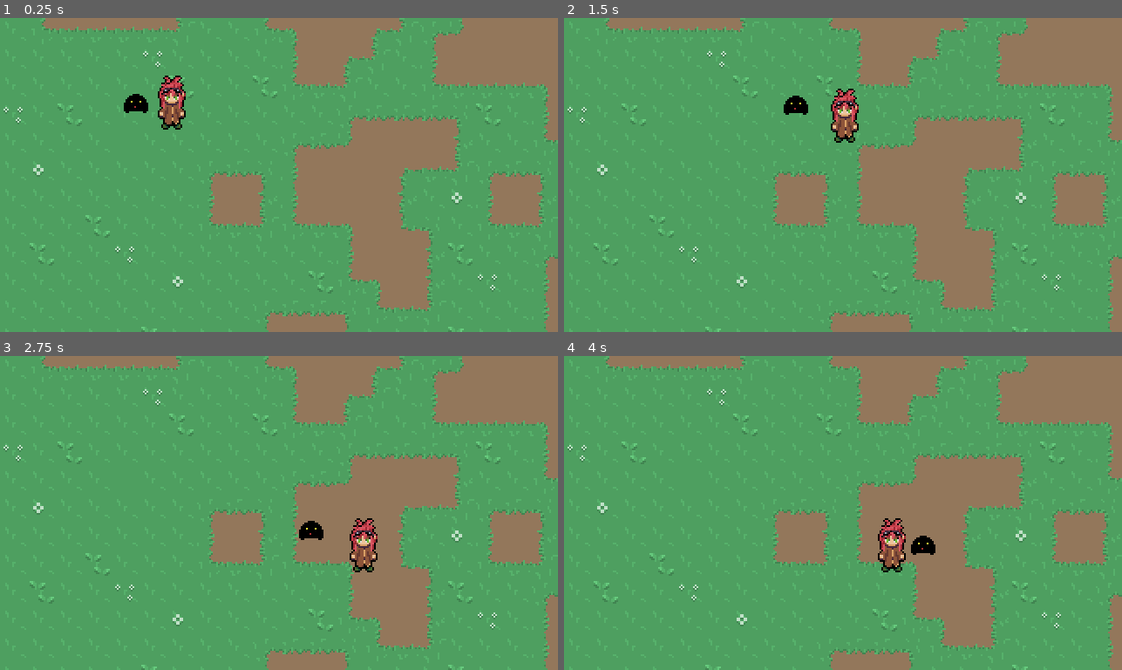
Above: before the commit, frames 1-4 (two rows, left to right).
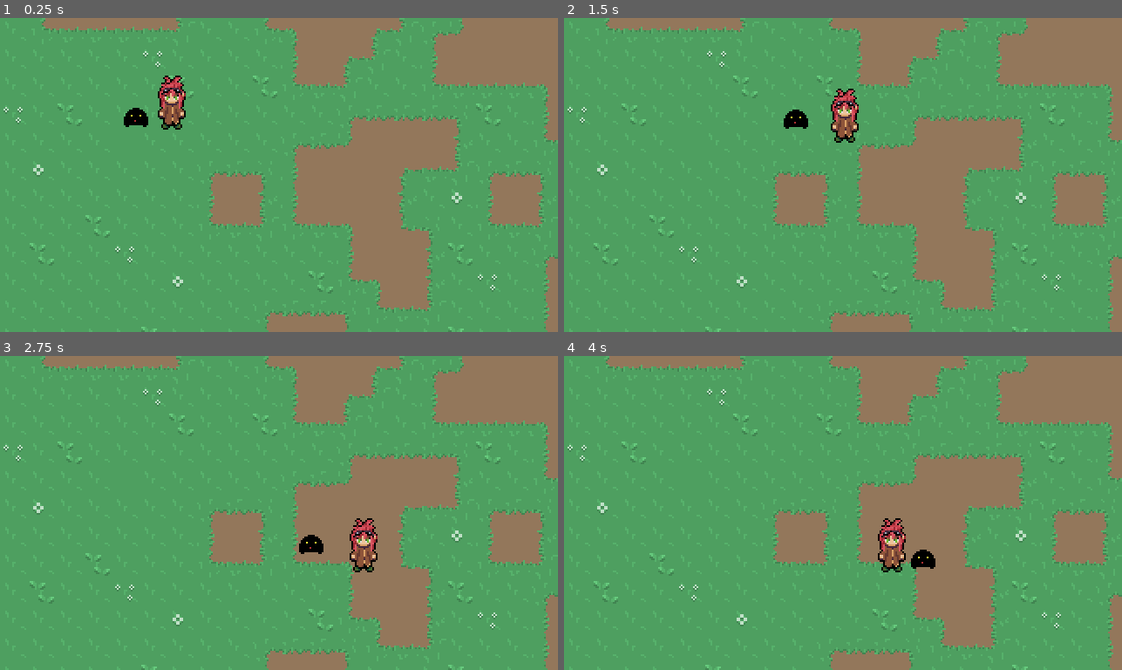
Above: after the commit, the same moments.

Repository: Morphclue/evo-world
Game: Godot game, scene res://world.tscn
The game is run twice, just before and just after one commit, with the same random seed, the same clock (stepped at 60 frames per second) and the same inputs.
Inputs:
- Up to frame 1 (0.25 s): no input
- Up to frame 2 (1.5 s): tap Enter (ui_accept) at 0.5, 0.77 s; hold D (right) 0.53-1.28 s; hold S (down) from 1.28 s (still down)
- Up to frame 3 (2.75 s): tap Enter (ui_accept) at 1.52 s; release S (down) at 2.03 s; hold D (right) from 2.03 s (still down)
- Up to frame 4 (4 s): release D (right) at 2.78 s; hold Up (ui_up) 2.78-3.53 s; tap Enter (ui_accept) at 3.02, 3.77 s; hold A (left) from 3.53 s (still down)

The runs differ from the first frame. In frame 1, 0.4% of the frame differs, in the area x 22-27%, y 24-35%; in frame 2, 0.4%; in frame 3, 0.4%; in frame 4, 0.4%.

Commit message:
fix: adjust collision-layers and offsets

Diff:
--- a/pet/pet.tscn
+++ b/pet/pet.tscn
@@ -8,12 +8,15 @@
 height = 7.01523
 
 [node name="pet" type="KinematicBody2D"]
+collision_layer = 2
+collision_mask = 9
 script = ExtResource( 2 )
 
 [node name="sprite" type="Sprite" parent="."]
 texture = ExtResource( 1 )
+offset = Vector2( 0, 8 )
 
 [node name="collisionShape2D" type="CollisionShape2D" parent="."]
-position = Vector2( 0.0288963, 5.54526 )
+position = Vector2( 0, 14 )
 rotation = 1.5708
 shape = SubResource( 1 )
--- a/player/player.tscn
+++ b/player/player.tscn
@@ -8,6 +8,8 @@
 height = 4.19669
 
 [node name="player" type="KinematicBody2D"]
+collision_layer = 2
+collision_mask = 13
 script = ExtResource( 2 )
 
 [node name="SpriteLayer" type="Node2D" parent="."]
--- a/world.tscn
+++ b/world.tscn
@@ -34,7 +34,7 @@
 script = ExtResource( 2 )
 
 [node name="dirt" type="Sprite" parent="."]
-position = Vector2( 188.078, 102.123 )
+position = Vector2( 188.453, 102.123 )
 scale = Vector2( 1.09144, 1.12054 )
 texture = ExtResource( 3 )
 region_enabled = true
